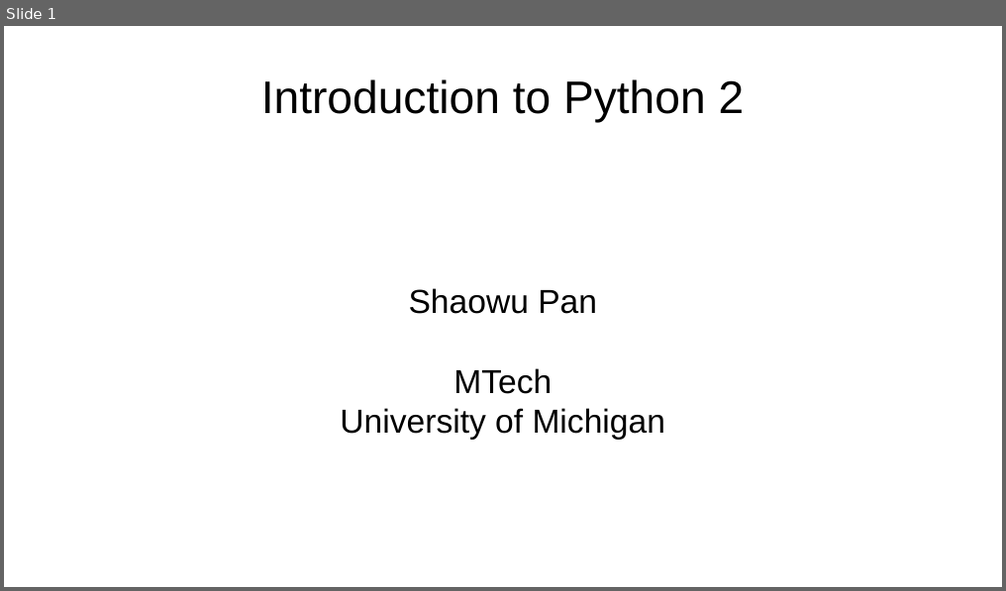
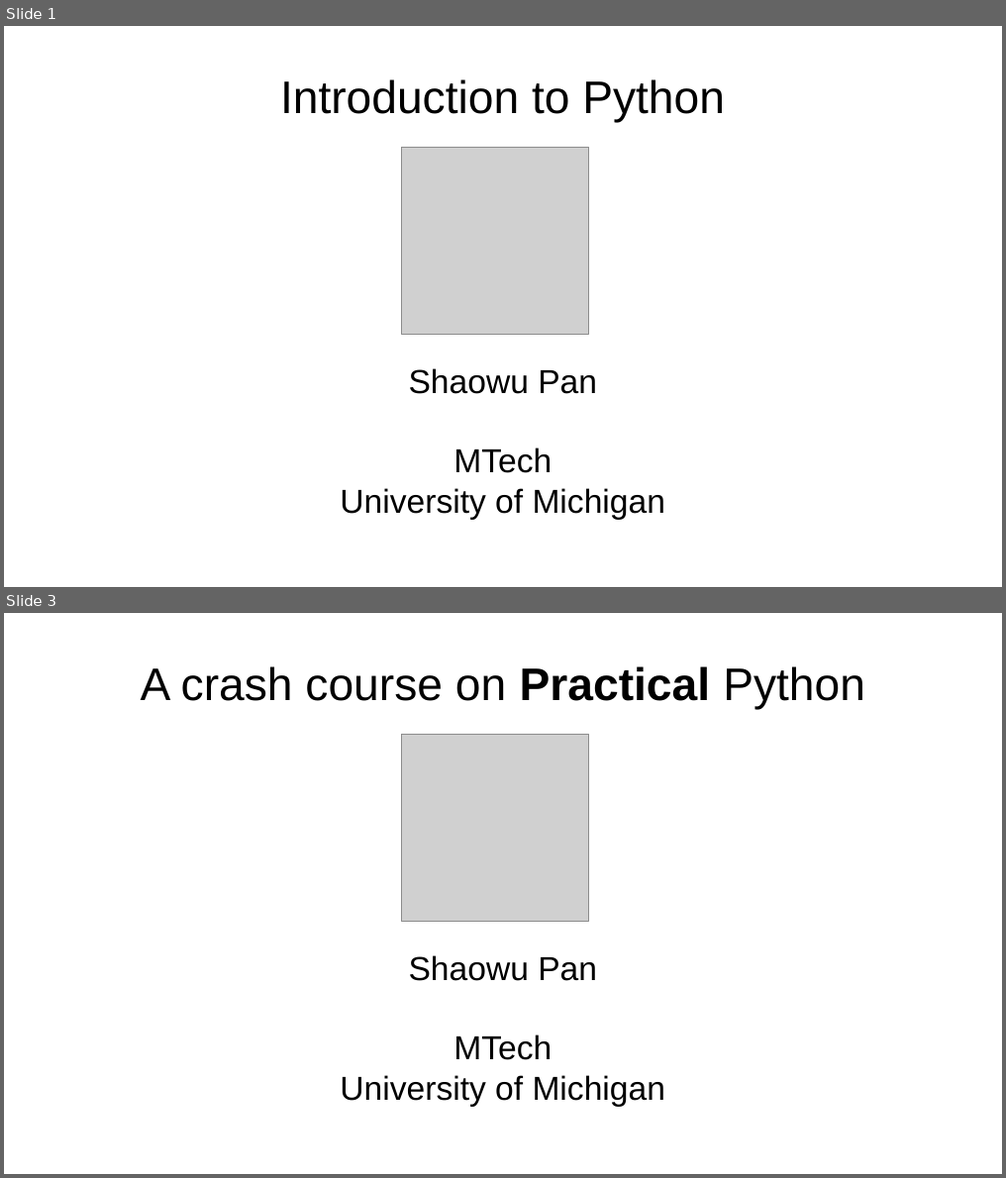
Before and after one commit to pswpswpsw/Mastering-Python-in-One-Hour, a slide deck: intro.pptx. Shown one above the other, each under a label of ours: slide 1 before the commit, slides 1 and 3 after it; the slides between them are not shown. The pictures are 1006x591 and 1006x1178 pixels, drawn with LibreOffice and Linux fonts; fonts in the diff are those of the drawing; grey boxes stand for pictures. Boxes give left, top, right and bottom in pixels: in the first picture for what was removed or moved away, otherwise in the second. Text is boxed around its words. In the diff, an @@ line names an element or a change of style, - is before the commit and + after.

```diff
--- a/intro.pptx
+++ b/intro.pptx
@@ slide 3 added at bbox=[4, 613, 1002, 1174], background #FFFFFF @@
@@ text added at bbox=[141, 666, 865, 710], 44 pt, text #000000 @@
+A crash course on Practical Python
@@ picture added at bbox=[402, 735, 589, 922] @@
@@ text added at bbox=[340, 956, 665, 1107], 32 pt, text #000000 @@
+Shaowu Pan
+MTech
+University of Michigan
@@ slide 1 changed as well @@
@@ text at bbox=[280, 79, 725, 123]: text changed @@
-Introduction to Python 2
+Introduction to Python
@@ text "Shaowu Pan": place and size @@
-text "Shaowu Pan" at bbox=[340, 288, 665, 440]
+text "Shaowu Pan" at bbox=[340, 369, 665, 520]
@@ picture added at bbox=[402, 148, 589, 335] @@
```
Also in this commit, not shown: 6 other slides changed, 18 other slides added, 24 slides removed, 17 other files.
